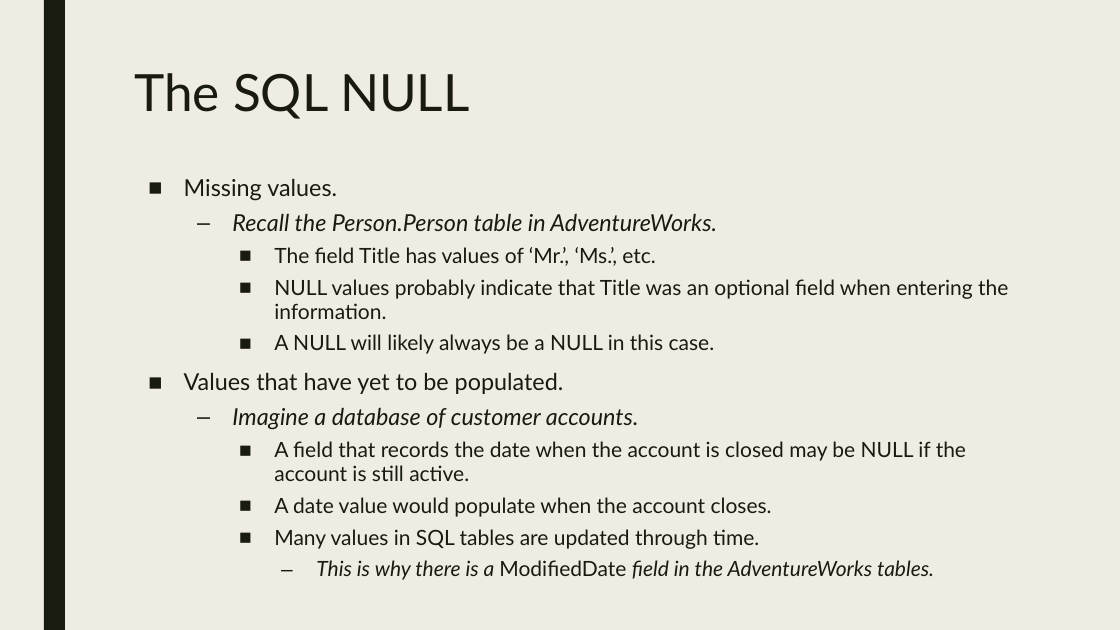
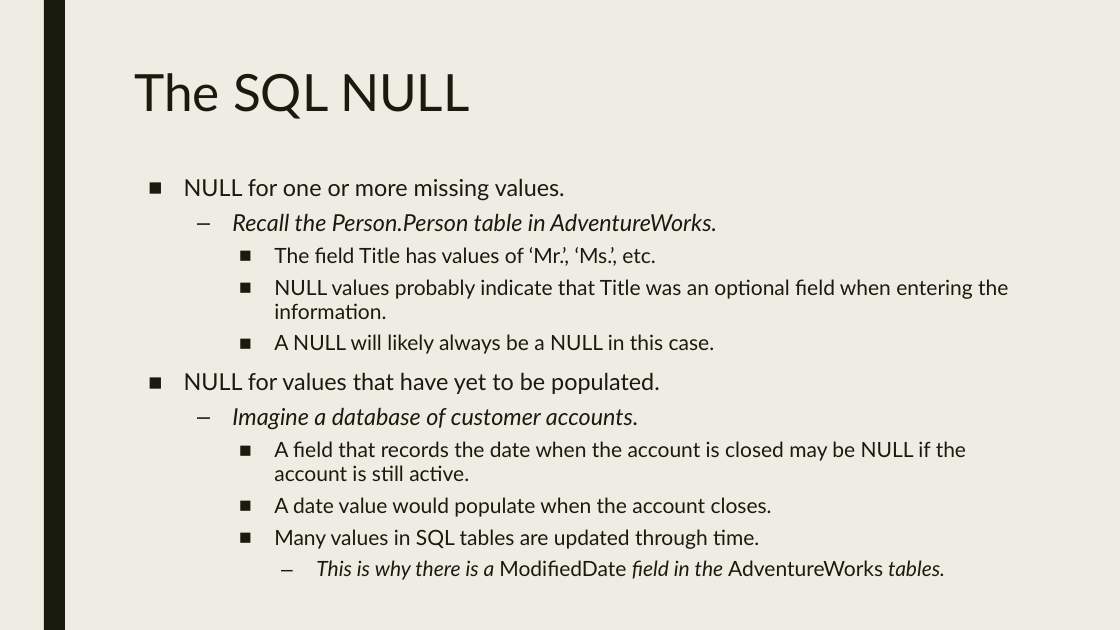
Before and after one commit to MRRisley/sql-uc-fall2020, a slide deck: slide 3 of week-6/sql-null.pptx. Drawn at 1120x630 pixels with LibreOffice and Linux fonts; fonts in the diff are those of the drawing. Boxes give left, top, right and bottom in pixels: in the first picture for what was removed or moved away, otherwise in the second. Text is boxed around its words. In the diff, an @@ line names an element or a change of style, - is before the commit and + after.

```diff
--- a/week-6/sql-null.pptx
+++ b/week-6/sql-null.pptx
@@ text at <box>184,178,565,201</box>: text changed @@
-■ Missing values.
+■ NULL for one or more missing values.
@@ text at <box>184,372,660,394</box>: text changed @@
-■ Values that have yet to be populated.
+■ NULL for values that have yet to be populated.
@@ text at <box>316,560,945,580</box>: italic off in "AdventureWorks" @@
```
Also in this commit, not shown: 1 other slide changed, 1 other file.
